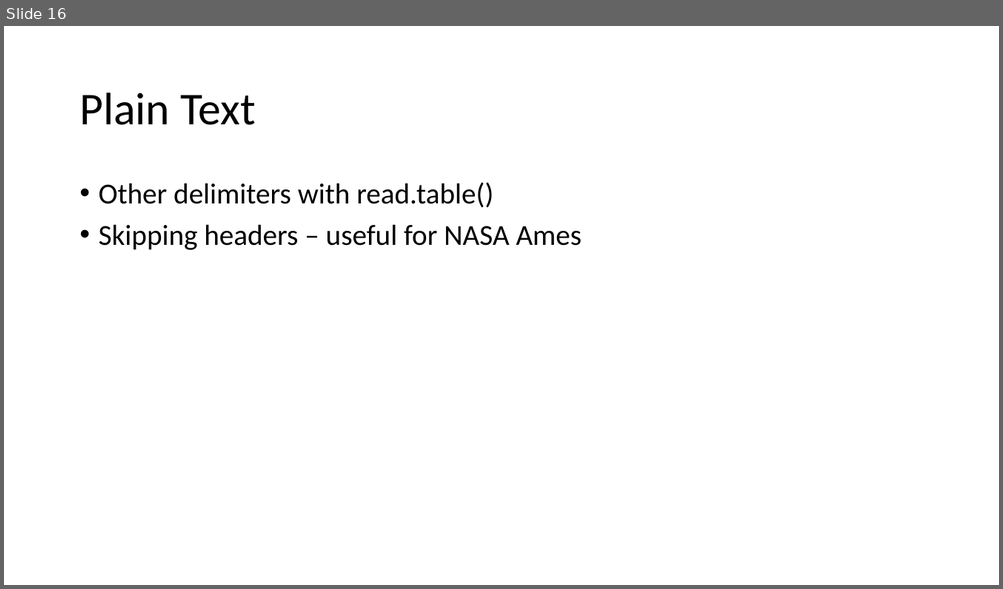
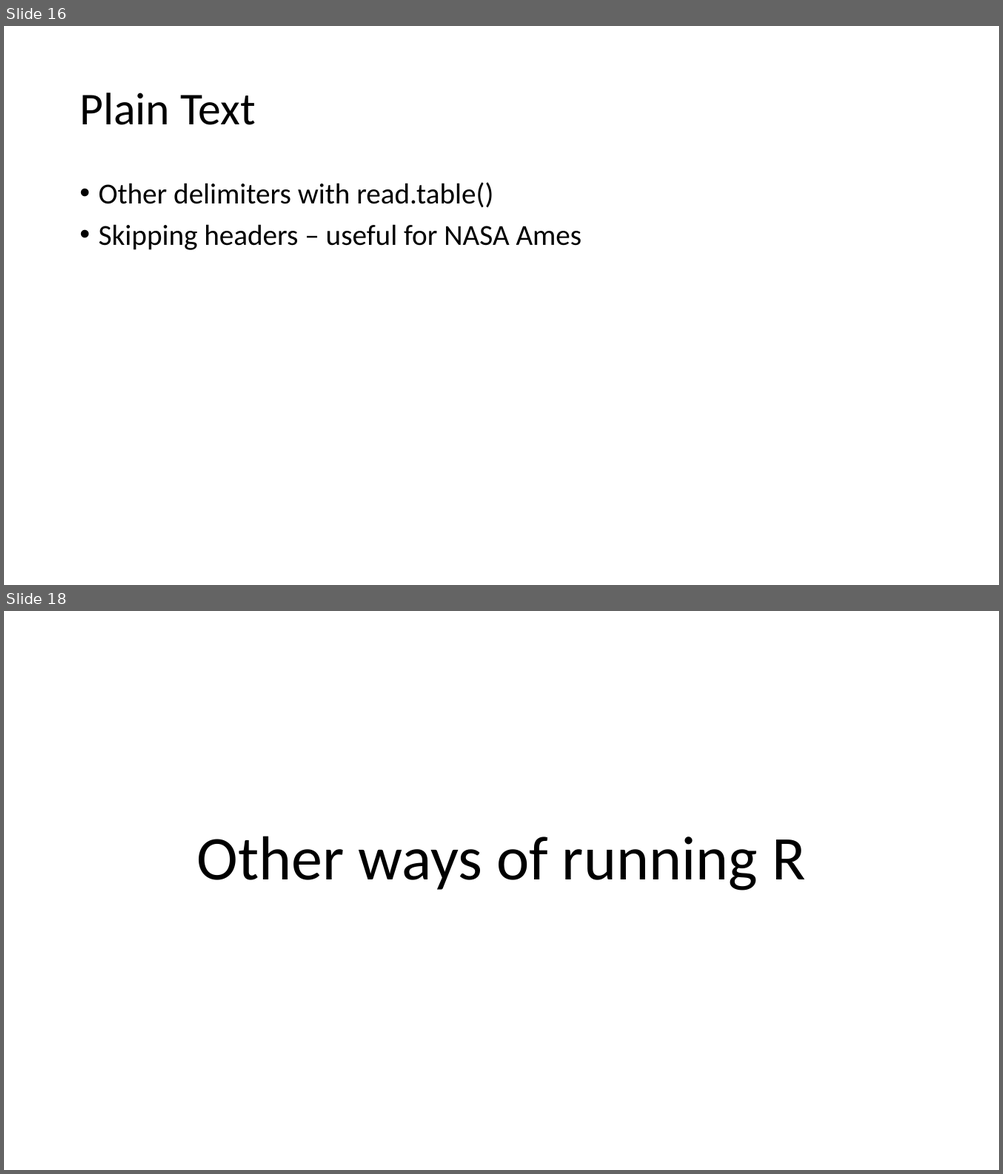
Before and after one commit to lidiaalfanti/r-course, a slide deck: courses/r-intro/docs/Intro to R 2023_day2.pptx. Shown one above the other, each under a label of ours: slide 16 before the commit, slides 16 and 18 after it; the slides between them are not shown. The pictures are 1003x589 and 1003x1174 pixels, drawn with LibreOffice and Linux fonts; fonts in the diff are those of the drawing. Boxes give left, top, right and bottom in pixels: in the first picture for what was removed or moved away, otherwise in the second. Text is boxed around its words. In the diff, an @@ line names an element or a change of style, - is before the commit and + after.

```diff
--- a/courses/r-intro/docs/Intro to R 2023_day2.pptx
+++ b/courses/r-intro/docs/Intro to R 2023_day2.pptx
@@ slide 18 added at (4,611,999,1170), background #FFFFFF @@
@@ title added at (196,836,805,891), 60 pt, text #000000 @@
+Other ways of running R
```
Also in this commit, not shown: 6 slides changed.
